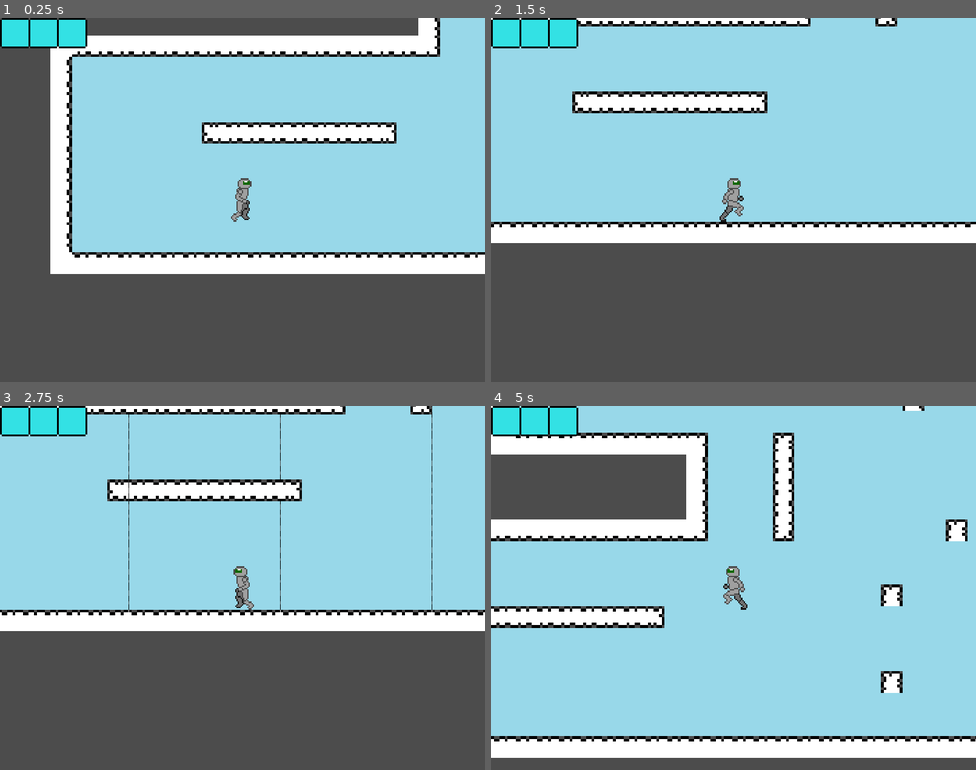
Above: before the commit, frames 1-4 (two rows, left to right).
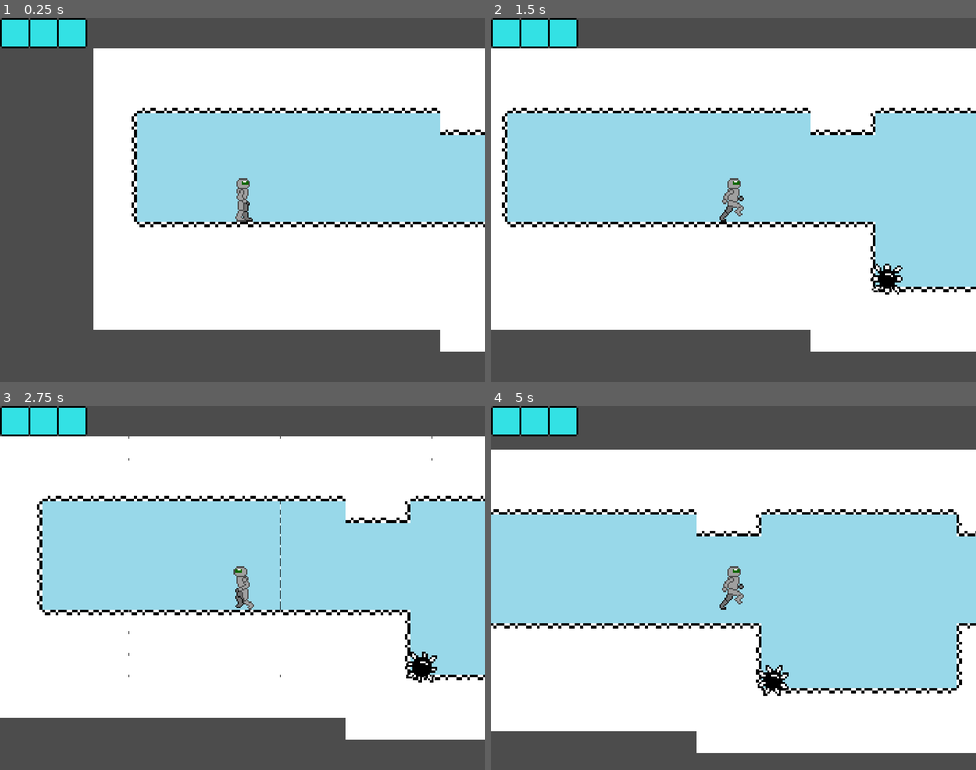
Above: after the commit, the same moments.

Repository: CRosenauer/Lost-Robot
Game: Godot game, scene res://Levels/Test/TestLevel.tscn
The game is run twice, just before and just after one commit, with the same random seed, the same clock (stepped at 60 frames per second) and the same inputs.
Inputs:
- Up to frame 1 (0.25 s): no input
- Up to frame 2 (1.5 s): hold D (InputRight) from 0.53 s (still down); tap J (InputDash) at 0.6 s; tap Space (InputJump) at 0.77 s; tap K (InputGrapple) at 1.35 s
- Up to frame 3 (2.75 s): tap Space (InputJump) at 1.52 s; release D (InputRight) at 2.03 s; hold A (InputLeft) from 2.03 s (still down); tap J (InputDash) at 2.1 s
- Up to frame 4 (5 s): release A (InputLeft) at 2.78 s; hold D (InputRight) 2.78-4.28 s; tap K (InputGrapple) at 2.85, 4.35 s; tap Space (InputJump) at 3.02, 3.77, 4.52 s; tap J (InputDash) at 3.6 s; hold A (InputLeft) from 4.28 s (still down)

The runs differ from the first frame. In frame 1, 49% of the frame differs, in the area x 10-100%, y 0-92%; in frame 2, 52%; in frame 3, 53%; in frame 4, 61%, in the area x 0-100%, y 0-97%.

Commit message:
Added powerups

Diff:
--- a/src/Entity/Characters/Player/Player.tscn
+++ b/src/Entity/Characters/Player/Player.tscn
@@ -43,14 +43,14 @@
 "name": "Idle",
 "speed": 5.0
 }, {
+"frames": [ ExtResource( 7 ), ExtResource( 9 ), ExtResource( 7 ), ExtResource( 10 ) ],
+"loop": true,
+"name": "Walk",
+"speed": 5.0
+}, {
 "frames": [ ExtResource( 8 ), ExtResource( 9 ) ],
 "loop": true,
 "name": "GroundJump",
-"speed": 5.0
-}, {
-"frames": [ ExtResource( 7 ), ExtResource( 9 ), ExtResource( 7 ), ExtResource( 10 ) ],
-"loop": true,
-"name": "Walk",
 "speed": 5.0
 } ]
 
--- a/src/Levels/Real Levels/2.tscn
+++ b/src/Levels/Real Levels/2.tscn
@@ -1,18 +1,10 @@
-[gd_scene load_steps=5 format=2]
+[gd_scene load_steps=3 format=2]
 
 [ext_resource path="res://Levels/new_tileset.tres" type="TileSet" id=1]
-[ext_resource path="res://Entity/Characters/Player/Player.tscn" type="PackedScene" id=2]
 [ext_resource path="res://Levels/Room/Base/BaseRoom.tscn" type="PackedScene" id=3]
-[ext_resource path="res://Entity/Components/CameraComponent.tscn" type="PackedScene" id=4]
 
 [node name="Node2D" type="Node2D"]
 
 [node name="BaseRoom" parent="." instance=ExtResource( 3 )]
 tile_set = ExtResource( 1 )
 tile_data = PoolIntArray( -4128754, 1073741834, 0, -4128753, -1073741818, 0, -4128752, -1073741818, 0, -4128751, -10737 …(19733 unchanged characters)…
-
-[node name="IEntity" parent="." instance=ExtResource( 2 )]
-position = Vector2( 0, 104 )
-
-[node name="CameraComponent" parent="IEntity" instance=ExtResource( 4 )]
-position = Vector2( -8, 0 )
--- a/src/Levels/Test/TestLevel.gd
+++ b/src/Levels/Test/TestLevel.gd
@@ -33,3 +33,6 @@
 
 func _on_IEntity_OnDeath():
 	$RespawnTimer.start()
+
+func _on_powerUpUnlocked(ability):
+	pass
--- a/src/Levels/Test/TestLevel.tscn
+++ b/src/Levels/Test/TestLevel.tscn
@@ -1,6 +1,6 @@
 [gd_scene load_steps=8 format=2]
 
-[ext_resource path="res://Levels/Real Levels/1.tscn" type="PackedScene" id=1]
+[ext_resource path="res://Levels/Test/TestMap.tscn" type="PackedScene" id=1]
 [ext_resource path="res://Entity/Characters/Player/Player.tscn" type="PackedScene" id=2]
 [ext_resource path="res://Entity/Components/CameraComponent.tscn" type="PackedScene" id=3]
 [ext_resource path="res://Levels/Test/TestLevel.gd" type="Script" id=4]
@@ -16,7 +16,7 @@
 [node name="Level" parent="World" instance=ExtResource( 1 )]
 
 [node name="IEntity" parent="World" instance=ExtResource( 2 )]
-position = Vector2( 504, 448 )
+position = Vector2( 440, 448 )
 
 [node name="CameraComponent" parent="." instance=ExtResource( 3 )]
 position = Vector2( 352, 312 )
--- /dev/null
+++ b/src/Misc/PowerUps/AirDash.tscn
@@ -0,0 +1,10 @@
+[gd_scene load_steps=3 format=2]
+
+[ext_resource path="res://Misc/PowerUps/BasePowerup.tscn" type="PackedScene" id=1]
+[ext_resource path="res://Assets/Abilities/AirDash.png" type="Texture" id=2]
+
+[node name="AirDash" instance=ExtResource( 1 )]
+m_powerup = 4
+
+[node name="Sprite" parent="." index="0"]
+texture = ExtResource( 2 )
--- /dev/null
+++ b/src/Misc/PowerUps/BasePowerup.gd
@@ -0,0 +1,14 @@
+extends Node2D
+
+const ABILITIES = preload("res://Entity/StateMachine/LockedInputs.gd")
+
+signal PowerUpUnlocked(ability)
+
+export var m_powerup = ABILITIES.DoubleJump
+
+
+
+func _on_Area2D_body_entered(body):
+	$Area2D/CollisionShape2D.disabled = true
+	$Sprite.visible = false
+	emit_signal("ability", m_powerup)
--- /dev/null
+++ b/src/Misc/PowerUps/BasePowerup.tscn
@@ -0,0 +1,18 @@
+[gd_scene load_steps=3 format=2]
+
+[ext_resource path="res://Misc/PowerUps/BasePowerup.gd" type="Script" id=1]
+
+[sub_resource type="RectangleShape2D" id=1]
+extents = Vector2( 32, 32 )
+
+[node name="Powerup" type="Node2D"]
+script = ExtResource( 1 )
+
+[node name="Sprite" type="Sprite" parent="."]
+scale = Vector2( 4, 4 )
+
+[node name="Area2D" type="Area2D" parent="."]
+
+[node name="CollisionShape2D" type="CollisionShape2D" parent="Area2D"]
+shape = SubResource( 1 )
+[connection signal="body_entered" from="Area2D" to="." method="_on_Area2D_body_entered"]
--- /dev/null
+++ b/src/Misc/PowerUps/DoubleJump.gd
@@ -0,0 +1 @@
+extends "res://Misc/PowerUps/BasePowerup.gd"
--- /dev/null
+++ b/src/Misc/PowerUps/DoubleJump.tscn
@@ -0,0 +1,11 @@
+[gd_scene load_steps=4 format=2]
+
+[ext_resource path="res://Misc/PowerUps/BasePowerup.tscn" type="PackedScene" id=1]
+[ext_resource path="res://Misc/PowerUps/DoubleJump.gd" type="Script" id=2]
+[ext_resource path="res://Assets/Abilities/DoubleJump.png" type="Texture" id=3]
+
+[node name="DoubleJump" instance=ExtResource( 1 )]
+script = ExtResource( 2 )
+
+[node name="Sprite" parent="." index="0"]
+texture = ExtResource( 3 )
--- /dev/null
+++ b/src/Misc/PowerUps/Run.tscn
@@ -0,0 +1,10 @@
+[gd_scene load_steps=3 format=2]
+
+[ext_resource path="res://Misc/PowerUps/BasePowerup.tscn" type="PackedScene" id=1]
+[ext_resource path="res://Assets/Abilities/Run.png" type="Texture" id=2]
+
+[node name="Run" instance=ExtResource( 1 )]
+m_powerup = 1
+
+[node name="Sprite" parent="." index="0"]
+texture = ExtResource( 2 )
--- /dev/null
+++ b/src/Misc/PowerUps/WallJump.tscn
@@ -0,0 +1,10 @@
+[gd_scene load_steps=3 format=2]
+
+[ext_resource path="res://Misc/PowerUps/BasePowerup.tscn" type="PackedScene" id=1]
+[ext_resource path="res://Assets/Abilities/WallJump.png" type="Texture" id=2]
+
+[node name="WallJump" instance=ExtResource( 1 )]
+m_powerup = 3
+
+[node name="Sprite" parent="." index="0"]
+texture = ExtResource( 2 )
Binary file added: src/Assets/Abilities/AirDash.png
Not shown, added: src/Assets/Abilities/AirDash.png.import
Binary file added: src/Assets/Abilities/DoubleJump.png
Not shown, added: src/Assets/Abilities/DoubleJump.png.import
Binary file added: src/Assets/Abilities/Run.png
Not shown, added: src/Assets/Abilities/Run.png.import
Binary file added: src/Assets/Abilities/WallJump.png
Not shown, added: src/Assets/Abilities/WallJump.png.import
Not shown, changed: release/Game.exe
Not shown, changed: release/Game.pck
Not shown, changed: release/Game.zip
